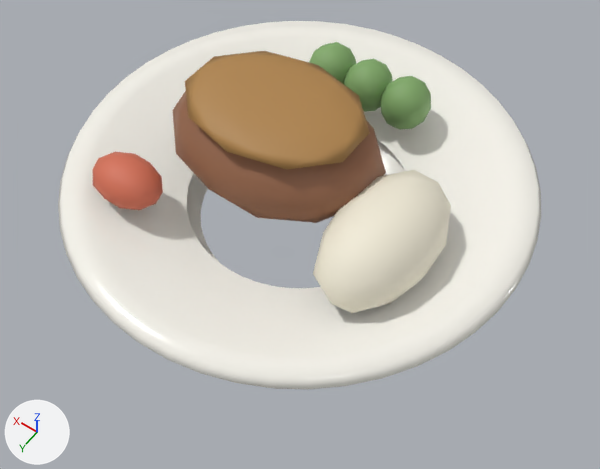
The FBX model Assets/Art/Restaurant/Models/FoodHamburg.fbx, before and after one commit.
Both versions are drawn from a camera (50 mm lens) standing at (-0.281, 0.393, 0.593) and looking at (-0.027, 0.038, 0.036). Lighting does not change. The marker at lower left points along +X, +Y and +Z. The first picture is the older version. Where no turn or scale is listed for an object, it has been applied to the vertices. Vertices at exactly the same position are counted once.

Script lines for the objects in view, before the commit:
```python
ob_broccoli = bpy.data.objects.new('Broccoli', me_icosphere_026)
ob_broccoli.location = (-0.035, -0.115, 0.075)
ob_broccoli_001 = bpy.data.objects.new('Broccoli.001', me_icosphere_027)
ob_broccoli_001.location = (0.005, -0.115, 0.075)
ob_broccoli_002 = bpy.data.objects.new('Broccoli.002', me_icosphere_028)
ob_broccoli_002.location = (0.045, -0.115, 0.075)
ob_ceramic_rolled_rim_plate = bpy.data.objects.new('Ceramic rolled rim plate', me_ceramic_rolled_rim_plate_002)
ob_ceramic_rolled_rim_plate.location = (0.0, 0.0, 0.0)
ob_demi_sauce = bpy.data.objects.new('Demi sauce', me_icosphere_024)
ob_demi_sauce.location = (0.025, 0.0, 0.126)
ob_hamburg_steak = bpy.data.objects.new('Hamburg steak', me_icosphere_023)
ob_hamburg_steak.location = (0.025, 0.0, 0.087)
ob_rice_side = bpy.data.objects.new('Rice side', me_icosphere_025)
ob_rice_side.location = (-0.1, 0.025, 0.071)
ob_tomato = bpy.data.objects.new('Tomato', me_icosphere_029)
ob_tomato.location = (0.105, 0.1, 0.075)
```
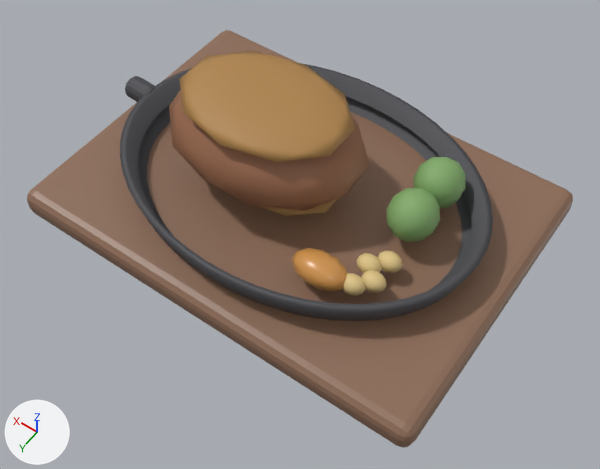
Location of each change, [x1, y1, x2, y2] in pixels of the pictures (600 x 469 px):
'Ceramic rolled rim plate', deleted
    before: [58, 21, 541, 389]
'Dish walnut steak board', added (brown)
    after: [27, 30, 573, 448]
'Dish cast iron skillet', added
    after: [120, 63, 493, 321]
'Demi sauce', moved, rescaled (7% shorter)
    before: [185, 51, 370, 170]
    after: [180, 51, 355, 162]
'Rice side', deleted (pale yellow)
    before: [313, 170, 451, 313]
'Hamburg steak', moved, rescaled (6% narrower, 8% shorter)
    before: [172, 91, 386, 223]
    after: [169, 90, 370, 211]
'Broccoli', moved
    before: [381, 76, 431, 130]
    after: [413, 157, 466, 208]
'Broccoli.001', moved
    before: [344, 59, 392, 112]
    after: [386, 188, 440, 242]
'Tomato', deleted
    before: [93, 152, 163, 210]
'Glazed carrot', added (orange)
    after: [292, 248, 348, 292]
'Broccoli.002', deleted (green)
    before: [309, 42, 356, 84]
'Dish skillet grip', added
    after: [125, 76, 155, 102]
'Sweet corn.002', added (yellow)
    after: [361, 270, 387, 293]
'Sweet corn', added
    after: [378, 250, 403, 273]
'Leftover demi smear', added
    after: [261, 198, 338, 216]
'Sweet corn.003', added
    after: [342, 273, 366, 296]
'Sweet corn.001', added
    after: [356, 253, 382, 273]

The change, as a list of edits to the scene's bpy script:
```text
Change me_icosphere_023:
    remove me_icosphere_023.from_pydata(...)  # 42 vertices, 80 faces; spans x -0.095..0.095, y -0.075..0.075, z -0.045..0.045
    add me_icosphere_023.from_pydata(...)  # 42 vertices, 80 faces; spans x -0.09..0.09, y -0.07..0.07, z -0.04..0.04
    me_icosphere_023 part 1: the whole mesh is scaled about its middle by (0.95, 0.933, 0.889)
Change me_icosphere_024:
    remove me_icosphere_024.from_pydata(...)  # 42 vertices, 80 faces; spans x -0.079..0.079, y -0.062..0.062, z -0.008..0.008
    add me_icosphere_024.from_pydata(...)  # 42 vertices, 80 faces; spans x -0.076..0.076, y -0.058..0.058, z -0.008..0.008
    me_icosphere_024 part 2: the whole mesh is scaled about its middle by (0.964, 0.935, 1)
Change ob_broccoli:
    ob_broccoli.location: (-0.035, -0.115, 0.075) -> (-0.105, -0.055, 0.068)
Change ob_broccoli_001:
    ob_broccoli_001.location: (0.005, -0.115, 0.075) -> (-0.105, -0.012, 0.068)
Remove ob_tomato:
    ob_tomato = bpy.data.objects.new('Tomato', me_icosphere_029)
Remove ob_rice_side:
    ob_rice_side = bpy.data.objects.new('Rice side', me_icosphere_025)
Change ob_hamburg_steak:
    ob_hamburg_steak.location: (0.025, 0.0, 0.087) -> (0.035, 0.0, 0.088)
Remove ob_broccoli_002:
    ob_broccoli_002 = bpy.data.objects.new('Broccoli.002', me_icosphere_028)
Change ob_demi_sauce:
    ob_demi_sauce.location: (0.025, 0.0, 0.126) -> (0.035, 0.0, 0.124)
Remove ob_ceramic_rolled_rim_plate:
    ob_ceramic_rolled_rim_plate = bpy.data.objects.new('Ceramic rolled rim plate', me_ceramic_rolled_rim_plate_002)
Add ob_dish_walnut_steak_board:
    ob_dish_walnut_steak_board = bpy.data.objects.new('Dish walnut steak board', me_cube_014)  # 96 vertices, 98 faces; spans x -0.2..0.2, y -0.145..0.145, z -0.014..0.014; in mat_walnut (brown #8e6c57)
    ob_dish_walnut_steak_board.location = (0.0, 0.0, 0.024)
Add ob_sweet_corn:
    ob_sweet_corn = bpy.data.objects.new('Sweet corn', me_icosphere_032)  # an icosphere of 80 faces spanning x -0.0105..0.0105, y -0.009..0.009, z -0.008..0.008; in mat_noodledough (yellow #dec486)
    ob_sweet_corn.location = (-0.11, 0.03, 0.054)
Add ob_leftover_demi_smear:
    ob_leftover_demi_smear = bpy.data.objects.new('Leftover demi smear', me_icosphere_037)  # 42 vertices, 80 faces; spans x -0.0666..0.0666, y -0.045..0.045, z -0.003..0.003; in mat_currysauce (brown #af844b)
    ob_leftover_demi_smear.location = (0.03, 0.0, 0.048)
Add ob_glazed_carrot:
    ob_glazed_carrot = bpy.data.objects.new('Glazed carrot', me_icosphere_036)  # an icosphere of 80 faces spanning x -0.0247..0.0247, y -0.016..0.016, z -0.012..0.012; in mat_soup (orange #d19550)
    ob_glazed_carrot.location = (-0.07, 0.07, 0.056)
Add ob_dish_skillet_grip:
    ob_dish_skillet_grip = bpy.data.objects.new('Dish skillet grip', me_cone_099)  # 128 vertices, 114 faces; spans x -0.0158..0.0158, y -0.011..0.011, z -0.0116..0.0116; in mat_castiron (dark grey #59595d)
    ob_dish_skillet_grip.location = (0.1815, 0.0, 0.059)
Add ob_sweet_corn_002:
    ob_sweet_corn_002 = bpy.data.objects.new('Sweet corn.002', me_icosphere_032.copy())
    ob_sweet_corn_002.location = (-0.11, 0.054, 0.054)
Add ob_sweet_corn_003:
    ob_sweet_corn_003 = bpy.data.objects.new('Sweet corn.003', me_icosphere_032.copy())
    ob_sweet_corn_003.location = (-0.098, 0.066, 0.054)
Add ob_dish_cast_iron_skillet:
    ob_dish_cast_iron_skillet = bpy.data.objects.new('Dish cast iron skillet', me_dish_cast_iron_skillet)  # 242 vertices, 192 faces; spans x -0.172..0.172, y -0.127..0.127, z 0.038..0.068; in mat_castiron (dark grey #59595d)
    ob_dish_cast_iron_skillet.location = (0.0, 0.0, 0.0)
Add ob_sweet_corn_001:
    ob_sweet_corn_001 = bpy.data.objects.new('Sweet corn.001', me_icosphere_032.copy())
    ob_sweet_corn_001.location = (-0.098, 0.042, 0.054)
```
